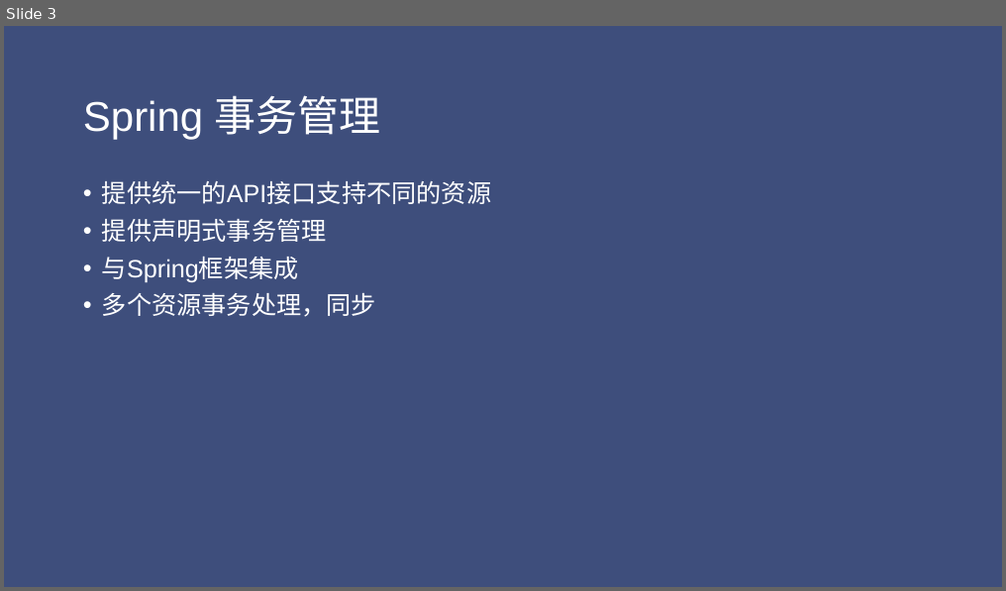
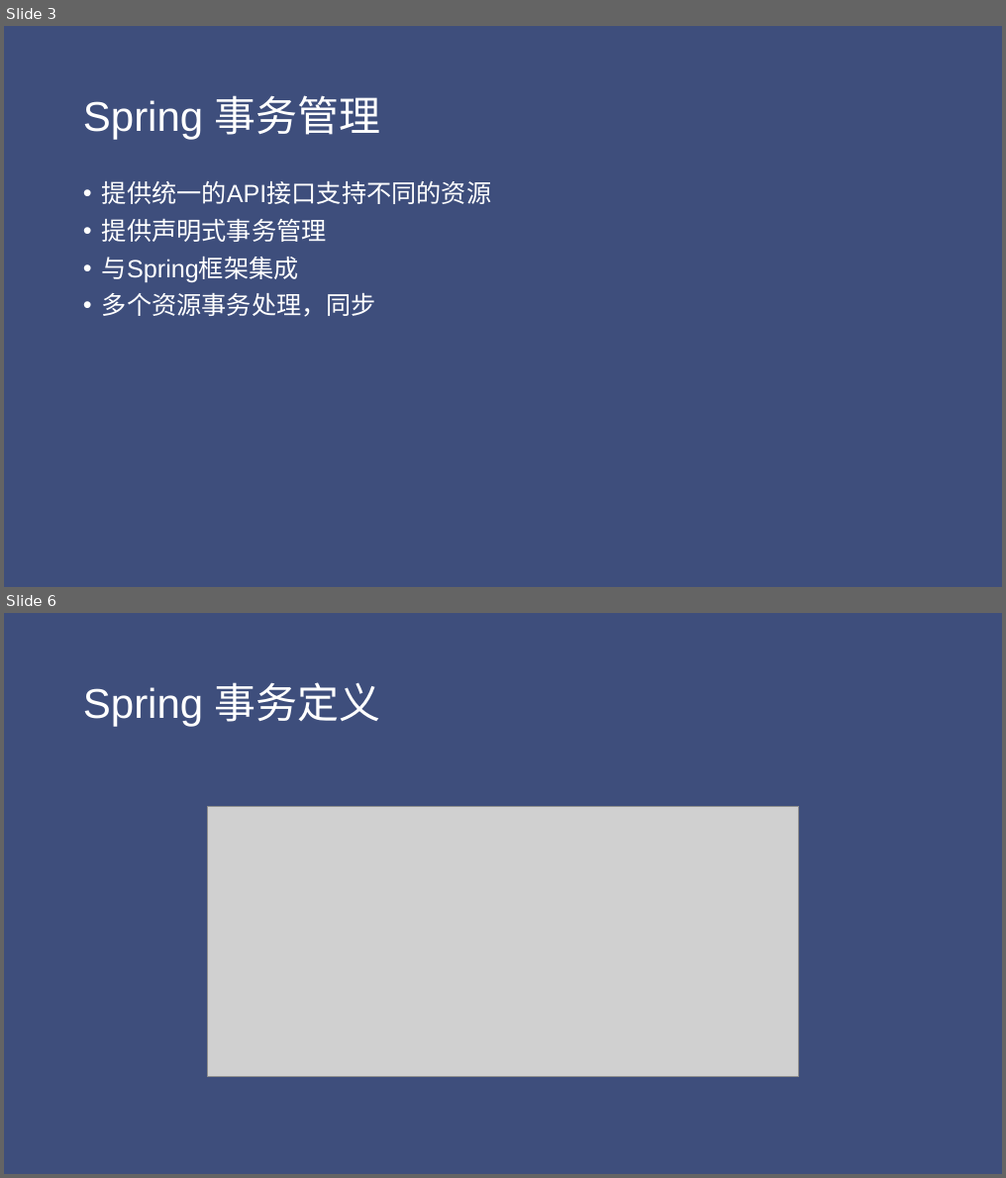
Before and after one commit to jungle0127/ncee, a slide deck: ncee-rest/docs/Spring事务.pptx. Shown one above the other, each under a label of ours: slide 3 before the commit, slides 3 and 6 after it; the slides between them are not shown. The pictures are 1006x591 and 1006x1178 pixels, drawn with LibreOffice and Linux fonts; fonts in the diff are those of the drawing; grey boxes stand for pictures. Boxes give left, top, right and bottom in pixels: in the first picture for what was removed or moved away, otherwise in the second. Text is boxed around its words. In the diff, an @@ line names an element or a change of style, - is before the commit and + after.

```diff
--- a/ncee-rest/docs/Spring事务.pptx
+++ b/ncee-rest/docs/Spring事务.pptx
@@ slide 6 added at (x1=4, y1=613, x2=1002, y2=1174), background #3E4E7C @@
@@ title added at (x1=83, y1=682, x2=381, y2=726), 40 pt, text #FFFFFF @@
+Spring 事务定义
@@ picture added at (x1=207, y1=806, x2=799, y2=1076) @@
```
Also in this commit, not shown: 1 slide changed, 6 other slides added.
